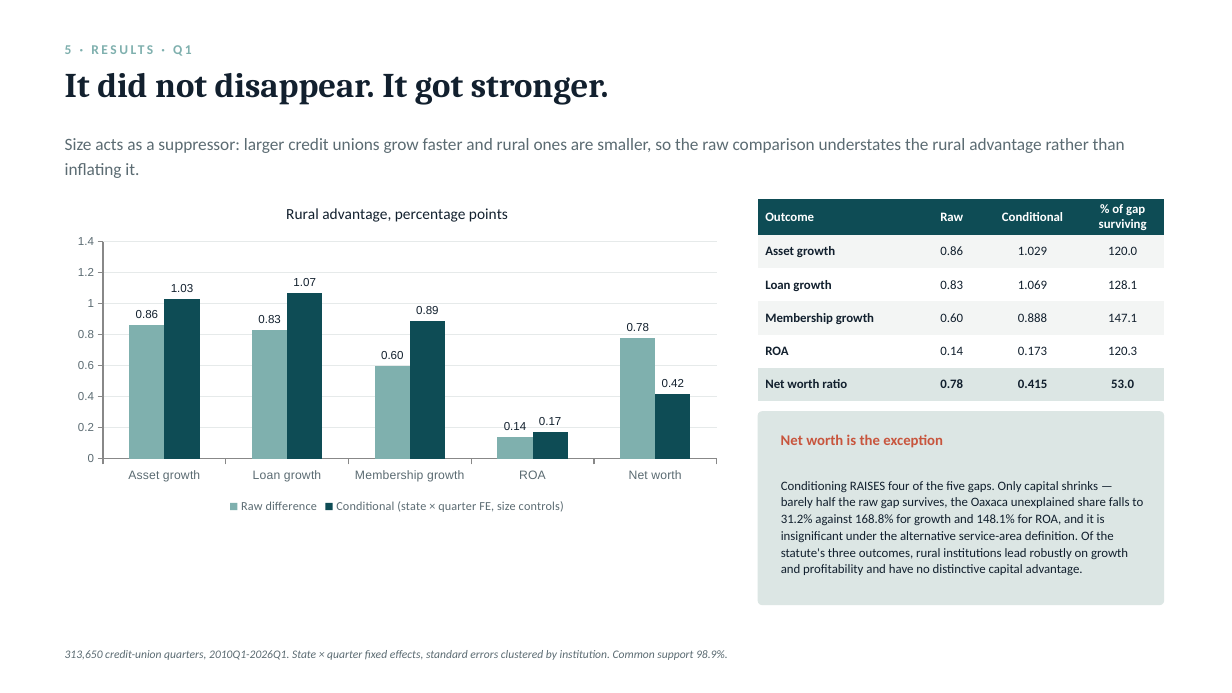
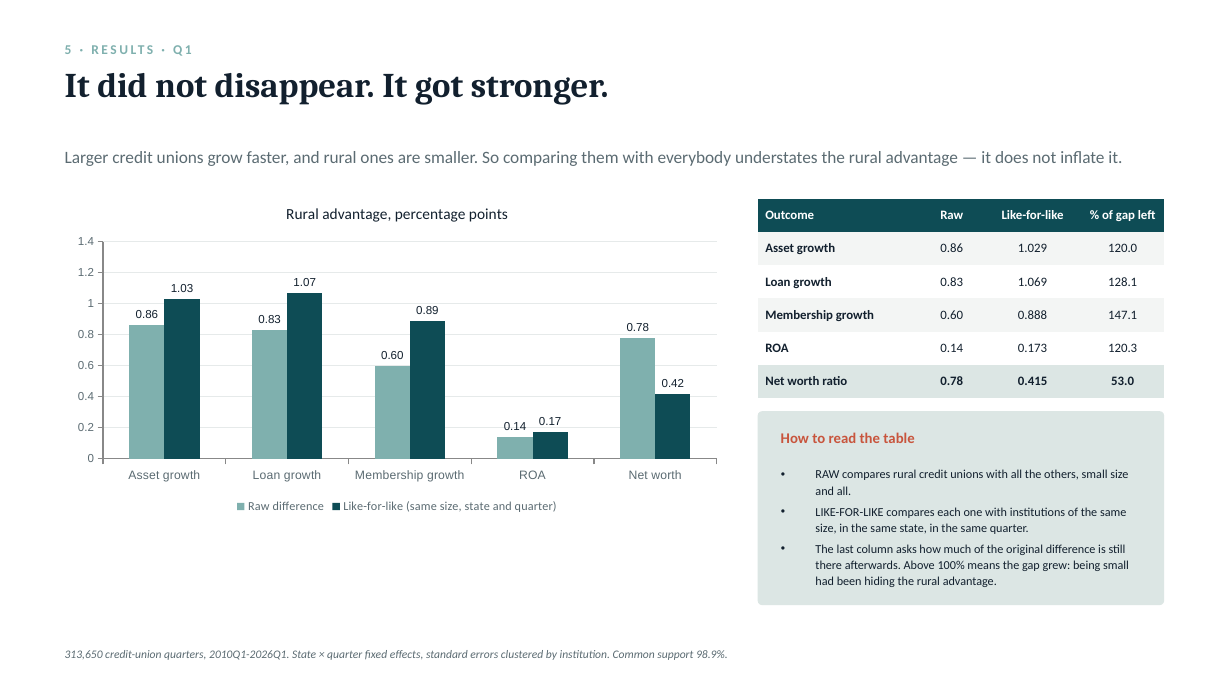
Before and after one commit to saurabhcdatta/Rural-Credit-Unions, a slide deck: slide 13 of Rural.pptx. Drawn at 1232x693 pixels with LibreOffice and Linux fonts; fonts in the diff are those of the drawing. Boxes give left, top, right and bottom in pixels: in the first picture for what was removed or moved away, otherwise in the second. Text is boxed around its words. In the diff, an @@ line names an element or a change of style, - is before the commit and + after.

```diff
--- a/Rural.pptx
+++ b/Rural.pptx
@@ text at <box>65,151,1122,166</box>: text changed @@
-Size acts as a suppressor: larger credit unions grow faster and rural ones are smaller, so the raw comparison understates the rural advantage rather than inflating it.
+Larger credit unions grow faster, and rural ones are smaller. So comparing them with everybody understates the rural advantage — it does not inflate it.
@@ column chart at <box>65,189,730,518</box> @@
-Conditional (state × quarter FE, size controls): 1.03, 1.07, 0.89, 0.17, 0.41
+Like-for-like (same size, state and quarter): 1.03, 1.07, 0.89, 0.17, 0.41
@@ table at <box>758,199,1165,389</box> @@
-row 1, column 3: Conditional
+row 1, column 3: Like-for-like
-row 1, column 4: % of gap surviving
+row 1, column 4: % of gap left
@@ text at <box>781,432,914,443</box>: text changed @@
-Net worth is the exception
+How to read the table
@@ text at <box>815,469,1129,587</box>: text changed; size 10 to 9.5 pt @@
-Conditioning RAISES four of the five gaps. Only capital shrinks — barely half the raw gap survives, the Oaxaca unexplained share falls to 31.2% against 168.8% for growth and 148.1% for ROA, and it is insignificant under the alternative service-area definition. Of the statute's three outcomes, rural institutions lead robustly on growth and profitability and have no distinctive capital advantage.
+• RAW compares rural credit unions with all the others, small size and all.
+• LIKE-FOR-LIKE compares each one with institutions of the same size, in the same state, in the same quarter.
+• The last column asks how much of the original difference is still there afterwards. Above 100% means the gap grew: being small had been hiding the rural advantage.
```
Also in this commit, not shown: 12 other slides changed, 3 slides added, 3 slides removed, 1 other file.
